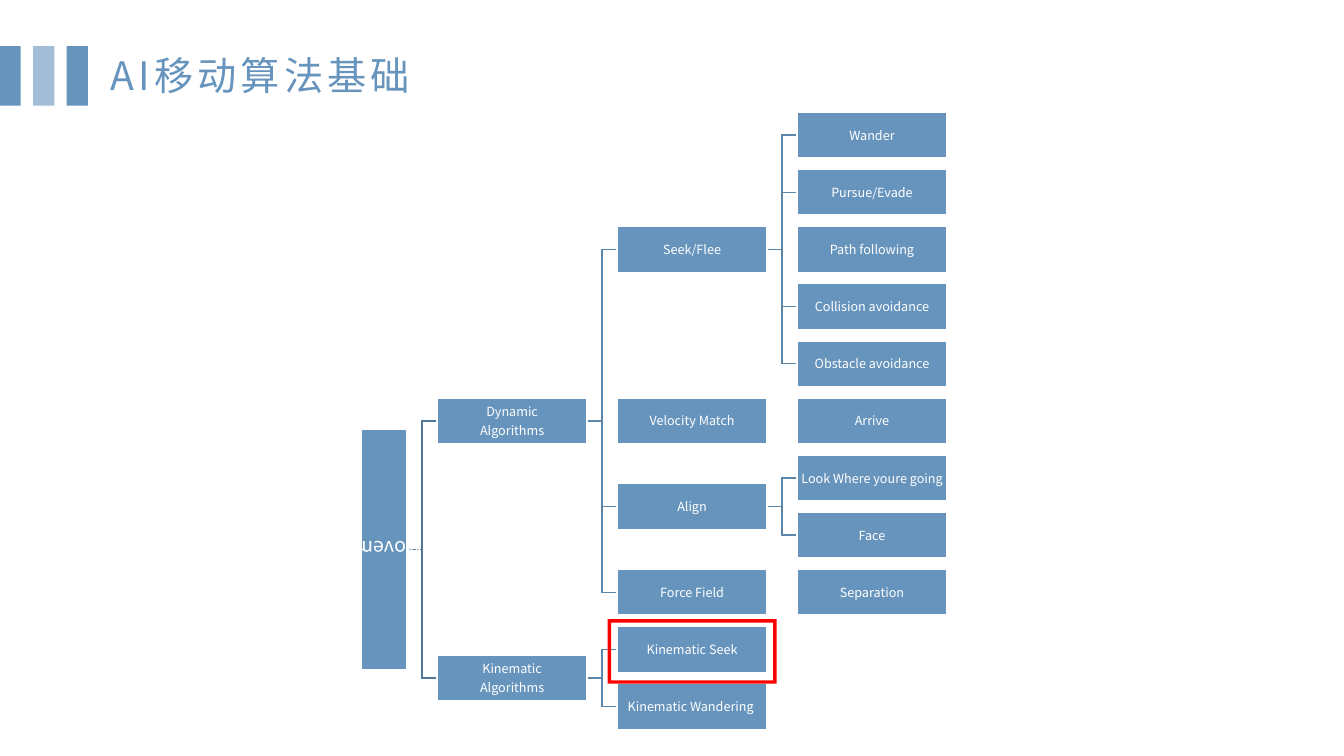
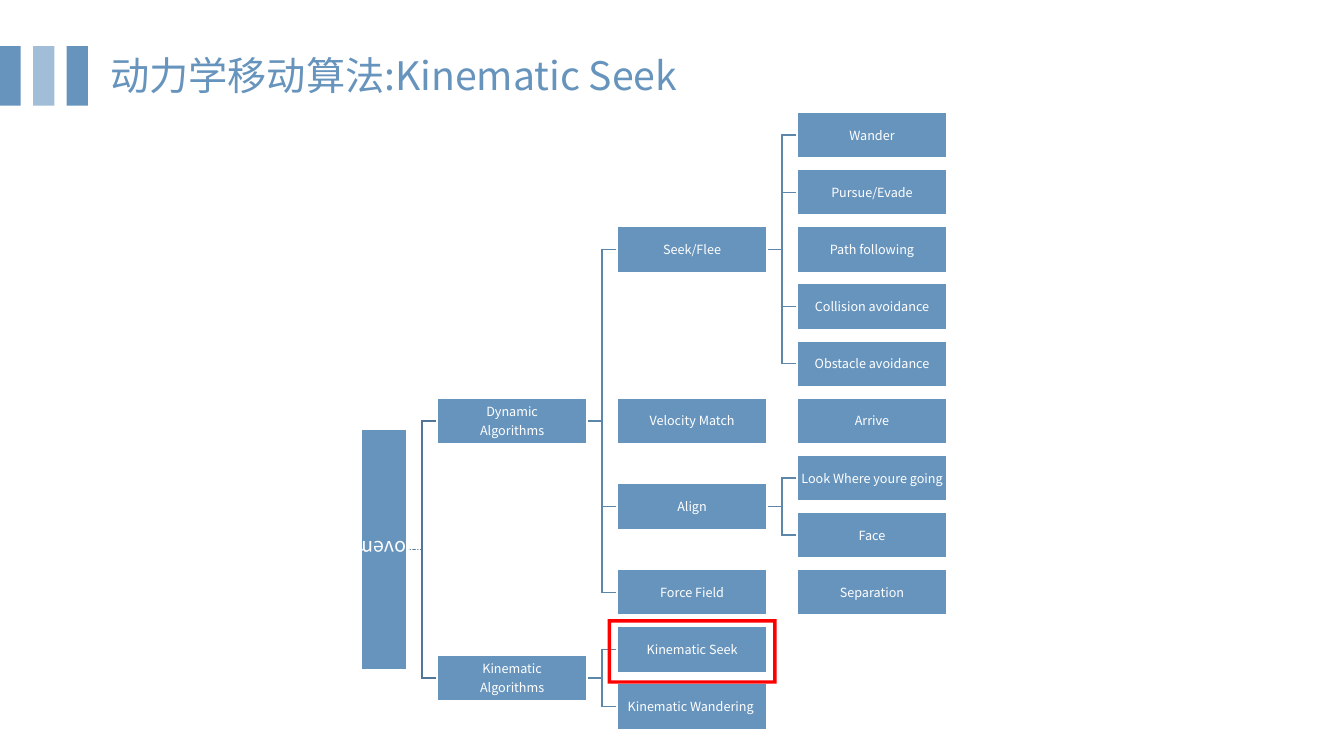
Before and after one commit to HongYD/AIForGames, a slide deck: slide 16 of MovementAI.pptx (slide 17 before the commit). Drawn at 1344x756 pixels with LibreOffice and Linux fonts; fonts in the diff are those of the drawing. Boxes give left, top, right and bottom in pixels: in the first picture for what was removed or moved away, otherwise in the second. Text is boxed around its words. In the diff, an @@ line names an element or a change of style, - is before the commit and + after.

Commit message:
update ppt

```diff
--- a/MovementAI.pptx
+++ b/MovementAI.pptx
@@ text at <box>110,57,677,93</box>: text changed @@
-AI移动算法基础
+动力学移动算法:Kinematic Seek
```
Also in this commit, not shown: 3 other slides changed, 7 slides added.
